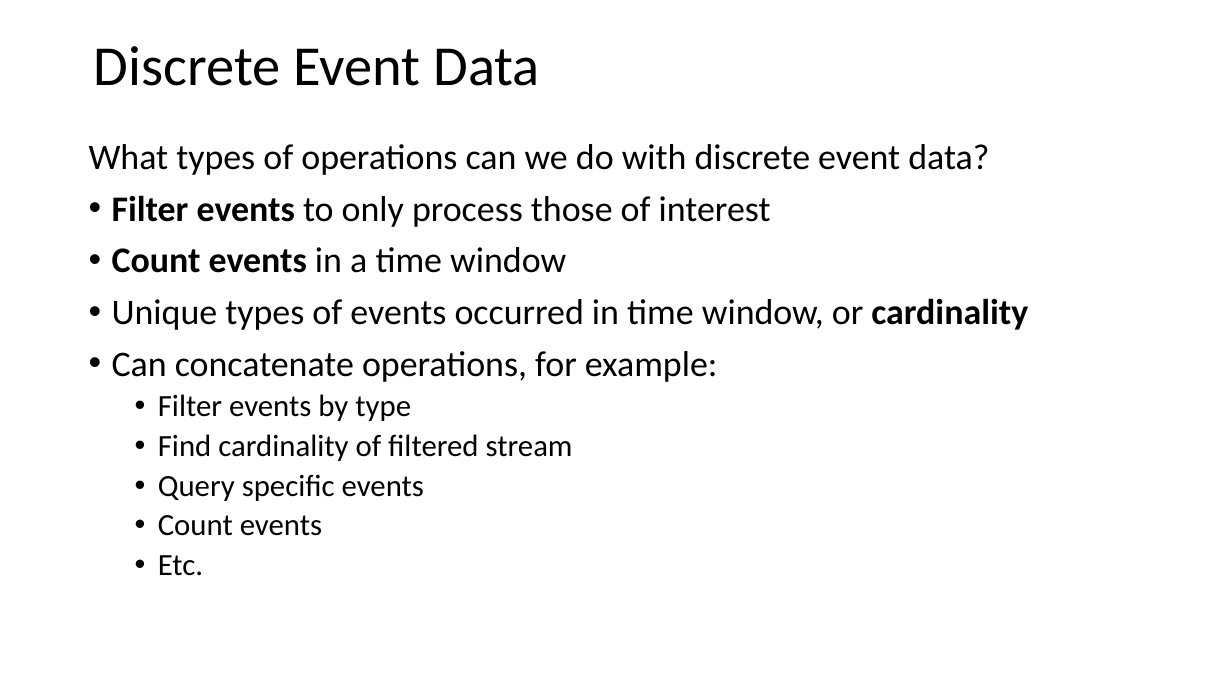
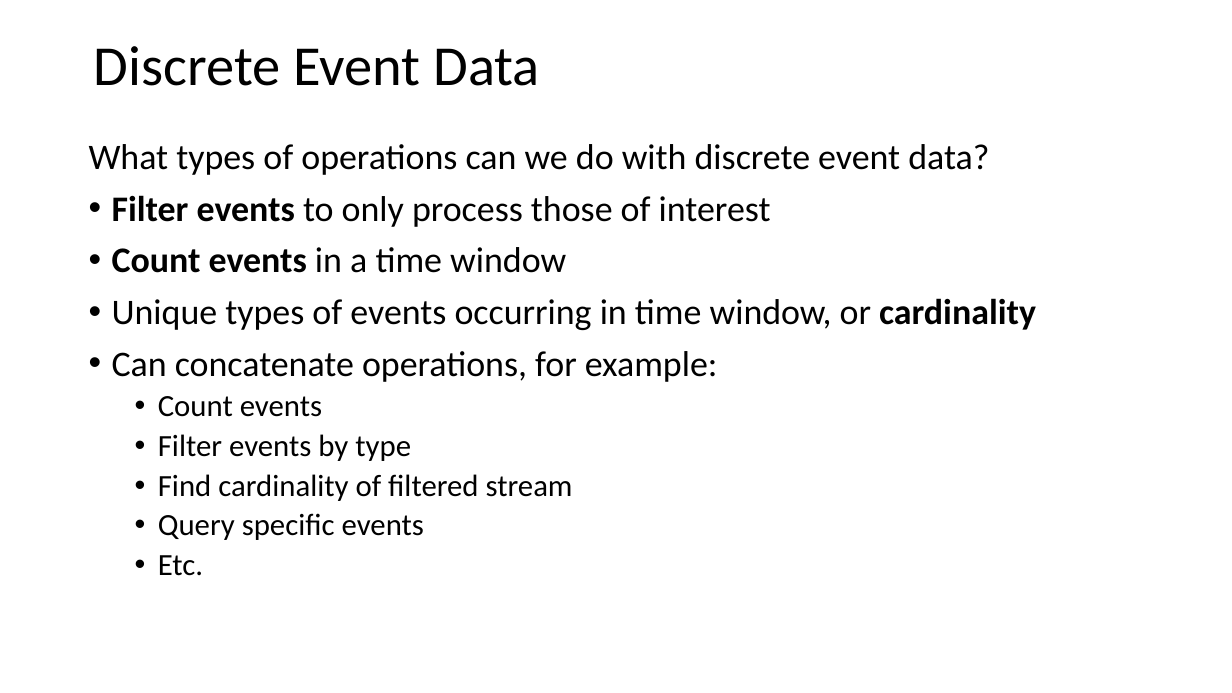
Before and after one commit to StephenElston/CSCI-E-108, a slide deck: slide 25 of slides/3_StreamingAnalytics.pptx. Drawn at 1232x693 pixels with LibreOffice and Linux fonts; fonts in the diff are those of the drawing. Boxes give left, top, right and bottom in pixels: in the first picture for what was removed or moved away, otherwise in the second. Text is boxed around its words. In the diff, an @@ line names an element or a change of style, - is before the commit and + after.

```diff
--- a/slides/3_StreamingAnalytics.pptx
+++ b/slides/3_StreamingAnalytics.pptx
@@ text at [112, 298, 1036, 330]: text changed @@
-• Unique types of events occurred in time window, or cardinality
+• Unique types of events occurring in time window, or cardinality
@@ text at [158, 396, 322, 417]: paragraph added @@
+  • Count events
@@ text at [158, 515, 322, 536]: paragraph removed @@
-  • Count events
```
Also in this commit, not shown: 1 other slide changed.
